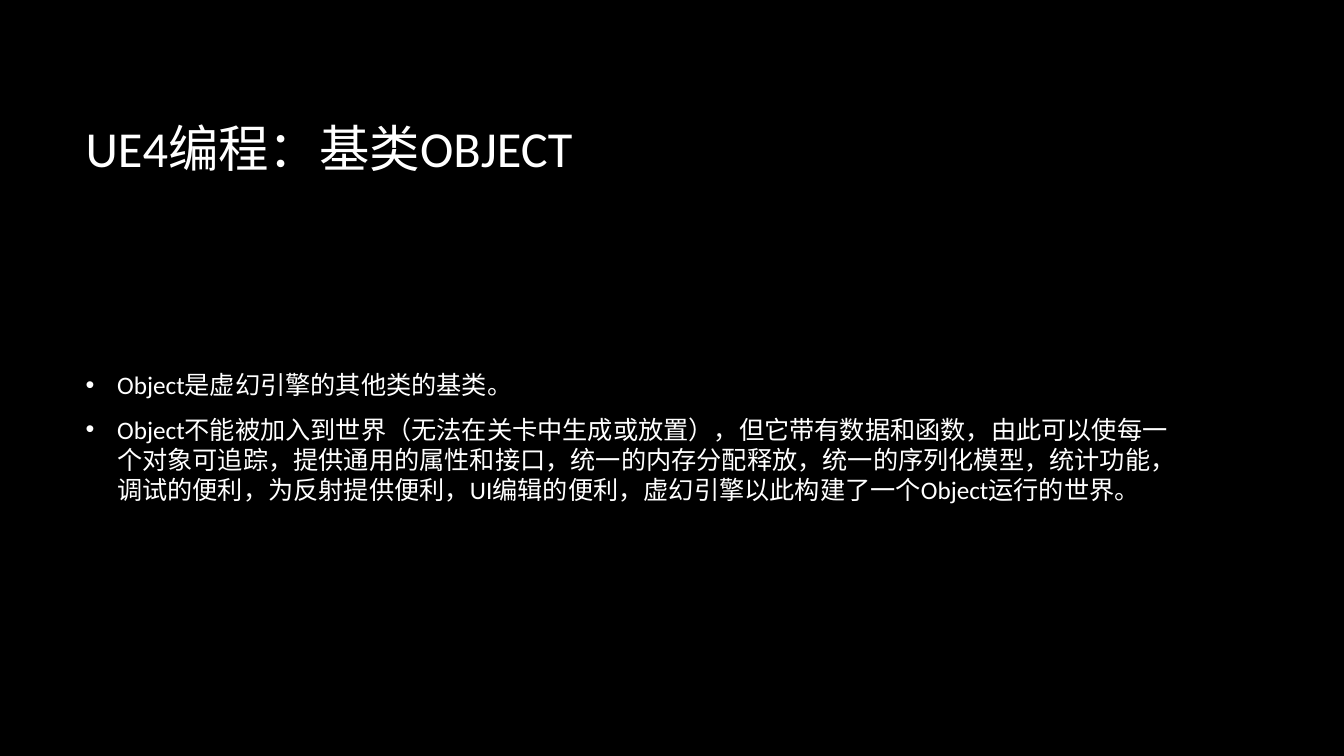
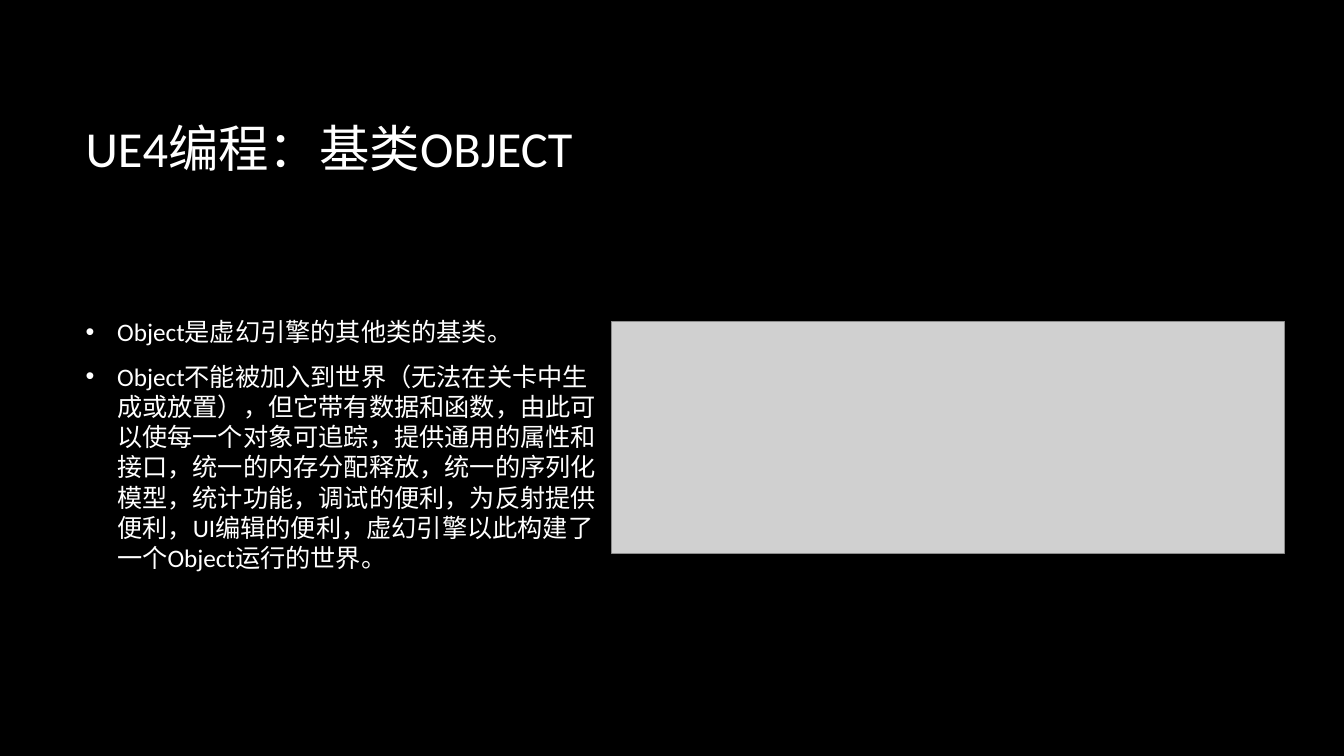
Before and after one commit to BattalionCommander/UE4_C-_Notes, a slide deck: slide 20 of Unreal engine 4.pptx (slide 18 before the commit). Drawn at 1344x756 pixels with LibreOffice and Linux fonts; fonts in the diff are those of the drawing; grey boxes stand for pictures; background and template pictures are left out. Boxes give left, top, right and bottom in pixels: in the first picture for what was removed or moved away, otherwise in the second. Text is boxed around its words. In the diff, an @@ line names an element or a change of style, - is before the commit and + after.

```diff
--- a/Unreal engine 4.pptx
+++ b/Unreal engine 4.pptx
@@ text "Object是虚幻引擎的其他类的基类。" rewrapped from [117, 374, 1175, 504] to [117, 321, 596, 572] @@
@@ picture added at [612, 322, 1285, 554] @@
```
Also in this commit, not shown: 12 other slides changed, 4 slides added, 2 other files.
